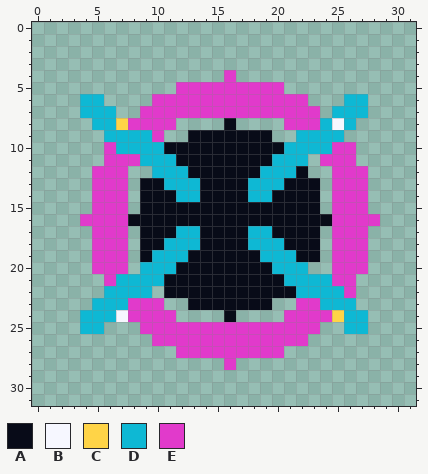
Pixel-art file, stored at game/assets/source/original_procedural/relic_singularity.aseprite. The picture above is the old version.
32x32 pixels, 1 frame.
Palette (. is transparent): A #080b18  B #f6f7ff  C #ffd447  D #0eb8d4  E #e13acb
Pixels before, first column x 4:
 4 ............E............
 5 ........EEEEEEEEE........
 6 DD....EEEEEEEEEEEEE...DD.
 7 DDD..EEEEEEEEEEEEEEE.DDD.
 8 .DDCEEEE....A....EEEDBD..
 9 ..DDDDE..AAAAAAA..DDDD...
10 ..EDDDDAAAAAAAAAADDDDEE..
11 ..EEEDDDAAAAAAAADDD.EEE..
12 .EEE..DDDAAAAAADDDA..EEE.
13 .EEE.AADDDAAAADDDAAA.EEE.
14 .EEE.AAADDAAAADDAAAA.EEE.
15 .EEE.AAAAAAAAAAAAAAA.EEE.
16 EEEEAAAAAAAAAAAAAAAAAEEEE
17 .EEE.AAADDAAAADDAAAA.EEE.
18 .EEE.AADDDAAAADDDAAA.EEE.
19 .EEE.ADDDAAAAAADDDAA.EEE.
20 .EEE.DDDAAAAAAAADDD..EEE.
21 ..EDDDDAAAAAAAAAADDDDEE..
22 ..DDDD.AAAAAAAAAAADDDDE..
23 .DDDEEE..AAAAAAA..EEDDD..
24 DDDBEEEE....A....EEEECDD.
25 DD...EEEEEEEEEEEEEEE..DD.
26 ......EEEEEEEEEEEEE......
27 ........EEEEEEEEE........
28 ............E............
Now the later version:
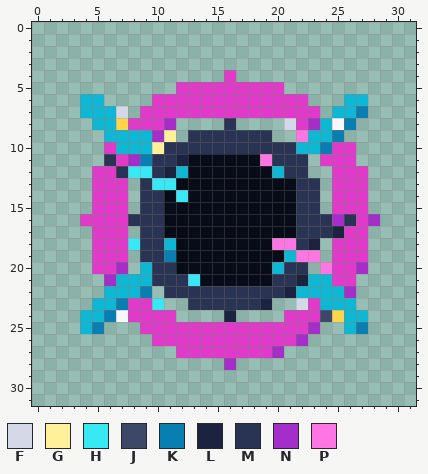
Colours new in this view: F #d4d9e8  G #fff19a  H #37e8f5  J #3d4868  K #087fb2  L #1b2340  M #293354  N #a52dca  P #ff75e3
Change:
Colour D becomes colour A in row 12 at x 19; in row 13 at x 12 to 13 and 18 to 20; in row 14 at x 13 and 18 to 19; in rows 17 to 18 at x 12 to 13 and 18 to 19; in row 19 at x 12 and 19 to 20.
The author put colour F in row 7 at x 7.
Colour E becomes colour F in row 8 at x 21; in row 23 at x 22.
The author put colour G in row 9 at x 11.
Colour D becomes colour G in row 10 at x 10.
The author put colour H in row 12 at x 8 to 9; in row 18 at x 8.
Colour A becomes colour H in row 13 at x 10; in row 21 at x 13.
Colour D becomes colour H in row 13 at x 11; in row 14 at x 12.
Colour E becomes colour H in row 23 at x 10.
Colour E becomes colour J in row 24 at x 24.
Colour D becomes colour K in row 7 at x 27; in row 8 at x 26; in row 9 at x 25; in row 10 at x 24; in row 11 at x 9; in row 19 at x 11.
Colour D becomes colour K in row 22 at x 9; in row 23 at x 7; in row 24 at x 6; in row 25 at x 5 and 27.
Colour A becomes colour L in row 11 at x 12; in row 18 at x 23; in row 22 at x 21; in row 23 at x 19; in row 24 at x 16.
Colour D becomes colour L in row 12 at x 11; in row 21 at x 22.
Colour E becomes colour L in row 17 at x 25.
The author put colour M in row 17 at x 24.
Colour A becomes colour M in row 8 at x 16; in row 9 at x 13 to 19; in row 10 at x 11 to 20; in row 12 at x 22; in row 13 at x 9 and 22 to 23; in rows 14 to 15 at x 9 to 10 and 22 to 23.
Colour A becomes colour M in row 16 at x 8 to 10 and 22 to 24; in row 17 at x 9 to 10 and 22 to 23; in row 18 at x 9 to 10 and 22; in row 19 at x 9; in row 21 at x 11 to 12 and 20; in row 22 at x 11 to 20.
Colour A becomes colour M in row 23 at x 13 to 18.
Colour D becomes colour M in row 10 at x 21; in row 11 at x 10 to 11 and 20 to 22; in row 12 at x 10 and 21; in row 19 at x 10; in row 20 at x 10 to 11 and 21 to 22; in row 21 at x 10 and 21.
Colour E becomes colour M in row 11 at x 6; in row 12 at x 7; in row 16 at x 26.
Colour E becomes colour N in row 8 at x 11 and 23; in row 9 at x 10; in row 11 at x 8; in row 16 at x 25 and 28; in row 20 at x 7 and 27; in row 21 at x 6.
Colour E becomes colour N in row 22 at x 26; in row 25 at x 23; in row 26 at x 22; in row 27 at x 20; in row 28 at x 16.
The author put colour P in row 20 at x 24.
Colour A becomes colour P in row 11 at x 19; in row 18 at x 21; in row 19 at x 22 to 23.
Colour D becomes colour P in row 9 at x 22; in row 18 at x 20.
